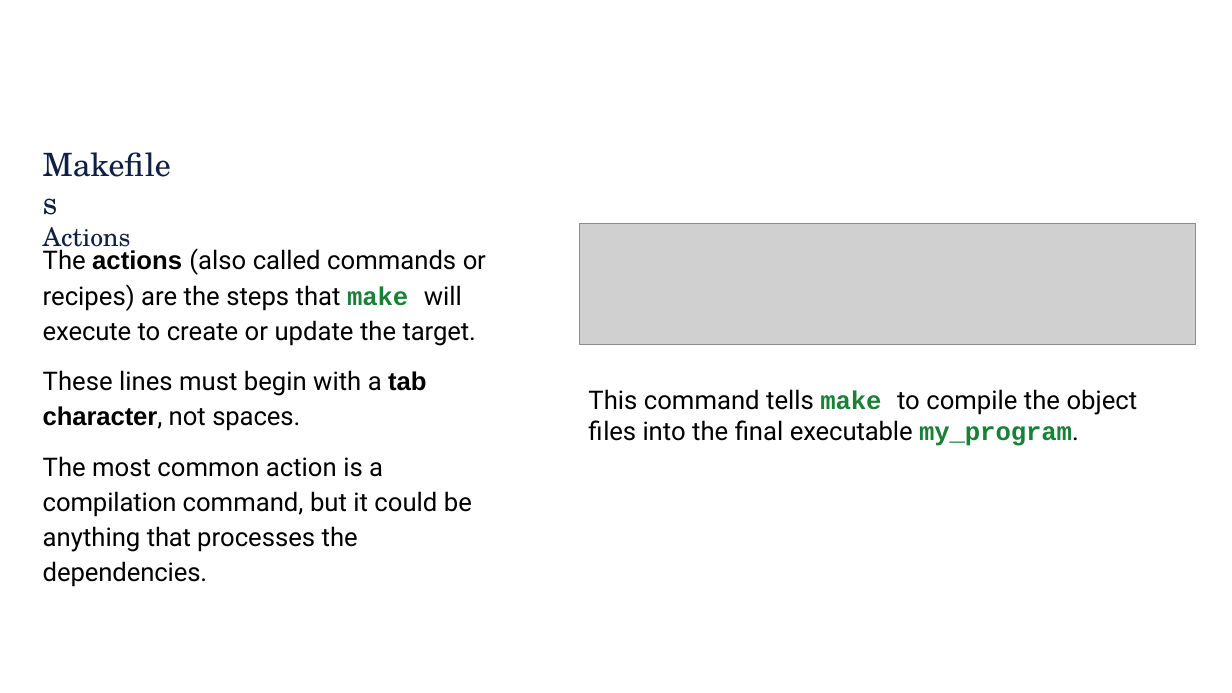
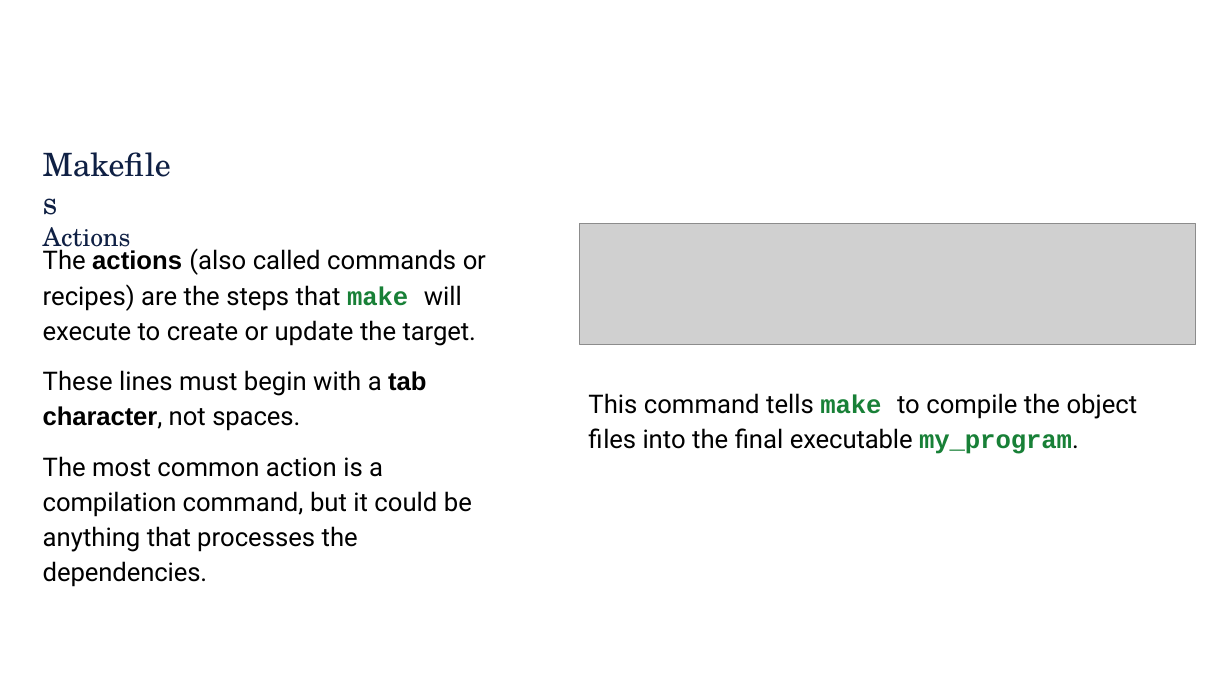
Before and after one commit to rbjohns8/CSC362-Spring-2026, a slide deck: slide 13 of Lecture Slides/08 - Compiling Multi-File Projects.pptx. Drawn at 1232x693 pixels with LibreOffice and Linux fonts; fonts in the diff are those of the drawing; grey boxes stand for pictures; background and template pictures are left out. Boxes give left, top, right and bottom in pixels: in the first picture for what was removed or moved away, otherwise in the second. Text is boxed around its words. In the diff, an @@ line names an element or a change of style, - is before the commit and + after.

```diff
--- a/Lecture Slides/08 - Compiling Multi-File Projects.pptx
+++ b/Lecture Slides/08 - Compiling Multi-File Projects.pptx
@@ text "This command tells make to ..." at bbox=[588, 393, 1138, 454]: line spacing 1 to 1.14 @@
```
Also in this commit, not shown: 4 other slides changed, 38 other files.
